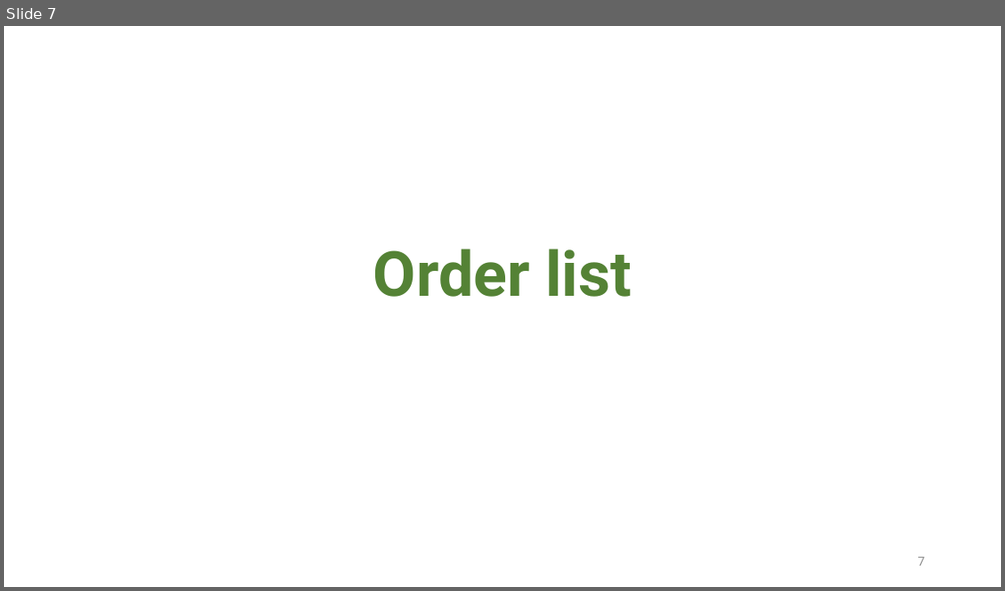
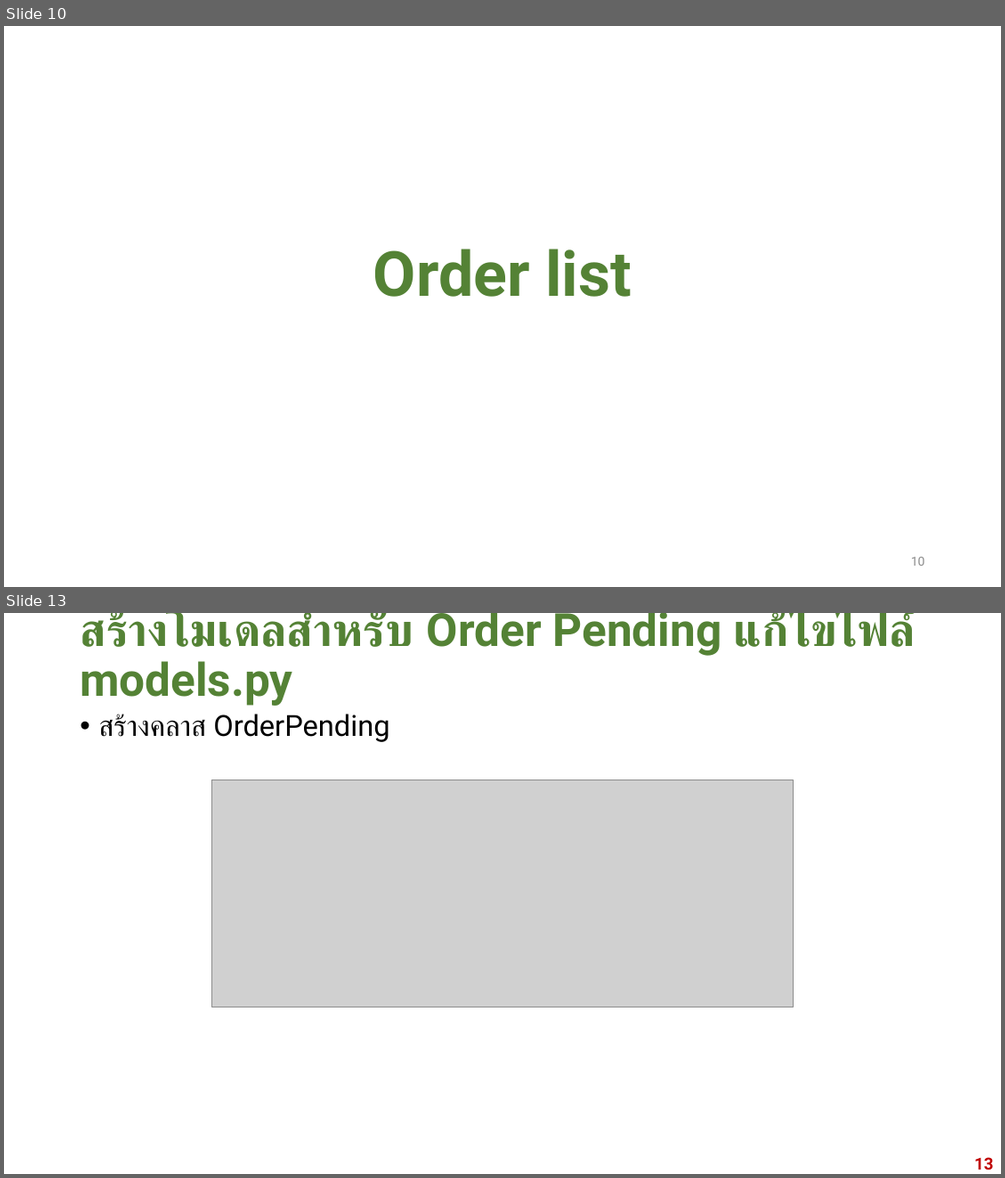
Before and after one commit to ratchakoonprn/Django50Hours, a slide deck: PPT/EP14-2020-09-02.pptx. Shown one above the other, each under a label of ours: slide 7 before the commit, slides 10 and 13 after it; the slides between them are not shown. The pictures are 1005x591 and 1005x1178 pixels, drawn with LibreOffice and Linux fonts; fonts in the diff are those of the drawing; grey boxes stand for pictures; background and template pictures are left out. Boxes give left, top, right and bottom in pixels: in the first picture for what was removed or moved away, otherwise in the second. Text is boxed around its words. In the diff, an @@ line names an element or a change of style, - is before the commit and + after.

```diff
--- a/PPT/EP14-2020-09-02.pptx
+++ b/PPT/EP14-2020-09-02.pptx
@@ slide 13 added at (4,613,1001,1174), background #FFFFFF @@
@@ title added at (80,613,916,706), 44 pt, text #548235, bold @@
+สร้างโมเดลสำหรับ Order Pending แก้ไขไฟล์ models.py
@@ text added at (98,714,389,742), 28 pt, text #000000 @@
+• สร้างคลาส OrderPending
@@ picture added at (212,779,793,1006) @@
@@ page number added at (974,1157,993,1169), 16 pt, text #C00000, bold @@
+13
@@ what was slide 7 is now slide 10 @@
@@ page number at (911,556,925,565): text changed @@
-7
+10
```
Also in this commit, not shown: 3 slides changed, 7 other slides added, 5 other files.
